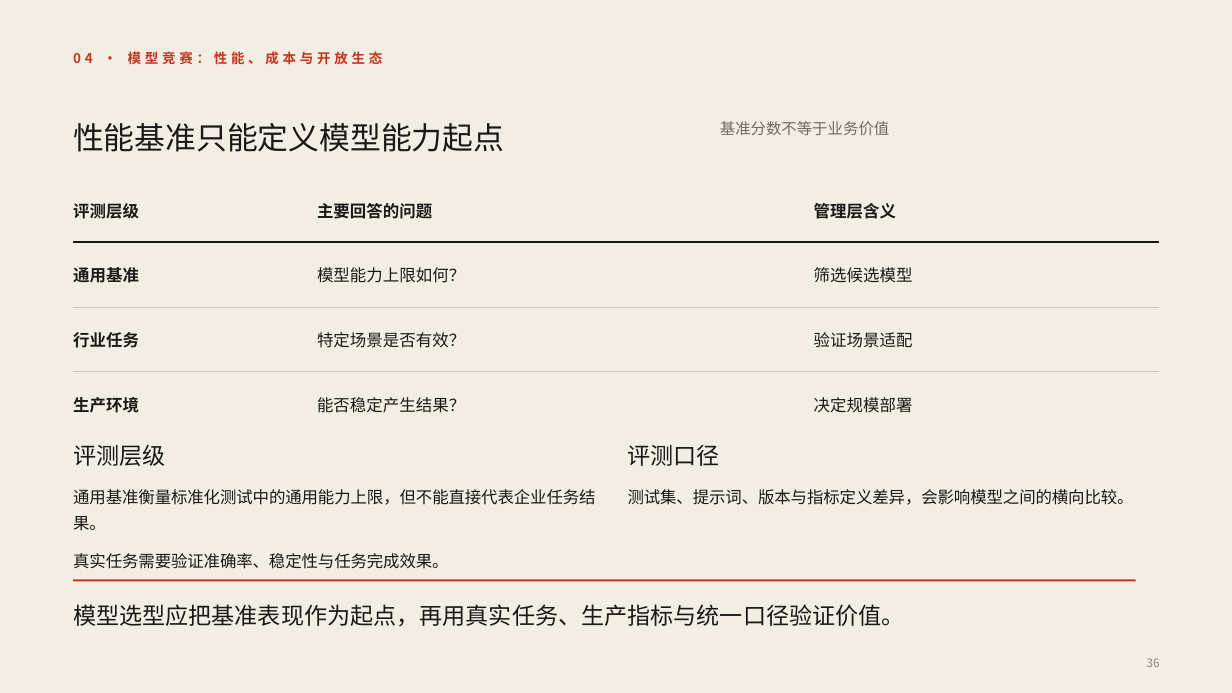
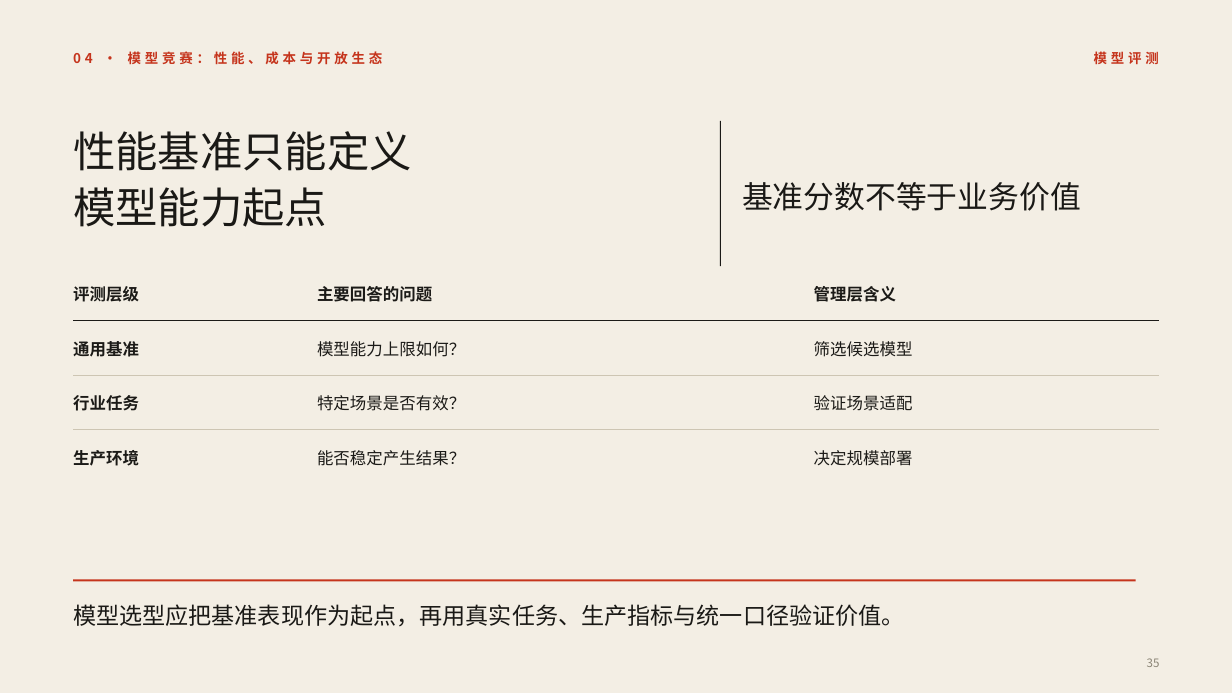
Before and after one commit to Liyilin66/ppt-agent, a slide deck: slide 35 of eval/results/scale-bond-100.pptx (slide 36 before the commit). Drawn at 1232x693 pixels with LibreOffice and Linux fonts; fonts in the diff are those of the drawing. Boxes give left, top, right and bottom in pixels: in the first picture for what was removed or moved away, otherwise in the second. Text is boxed around its words. In the diff, an @@ line names an element or a change of style, - is before the commit and + after.

```diff
--- a/eval/results/scale-bond-100.pptx
+++ b/eval/results/scale-bond-100.pptx
@@ text added at box(1094, 51, 1159, 64), 10.5 pt, text #C5341C, bold @@
+模型评测
@@ text at box(73, 131, 412, 227): text changed; size 24 to 33 pt @@
-性能基准只能定义模型能力起点
+性能基准只能定义
+模型能力起点
@@ text "性能基准只能定义 模型能力起点" at box(73, 131, 412, 227): vertical alignment middle to top @@
@@ rectangle added at box(720, 121, 721, 266), fill #1A1916 @@
@@ text "基准分数不等于业务价值": place and size @@
-text "基准分数不等于业务价值" at box(720, 121, 889, 135)
+text "基准分数不等于业务价值" at box(742, 182, 1081, 211)
@@ text "基准分数不等于业务价值" at box(742, 182, 1081, 211): size 12 to 24 pt, font Noto Sans CJK SC to Times New Roman, text colour #6F6A5E to #1A1916; line spacing 19.2pt to 33.6pt @@
@@ table: place and size @@
-table at box(73, 177, 1159, 436)
+table at box(73, 266, 1159, 484)
@@ text removed at box(73, 444, 165, 466) @@
-评测层级
@@ text removed at box(628, 445, 720, 466) @@
-评测口径
@@ text removed at box(73, 489, 595, 531) @@
-通用基准衡量标准化测试中的通用能力上限，但不能直接代表企业任务结果。
@@ text removed at box(628, 489, 1134, 505) @@
-测试集、提示词、版本与指标定义差异，会影响模型之间的横向比较。
@@ text removed at box(73, 553, 449, 569) @@
-真实任务需要验证准确率、稳定性与任务完成效果。
```
Also in this commit, not shown: 66 other slides changed, 1 slide added, 2 slides removed, 5 other files.
